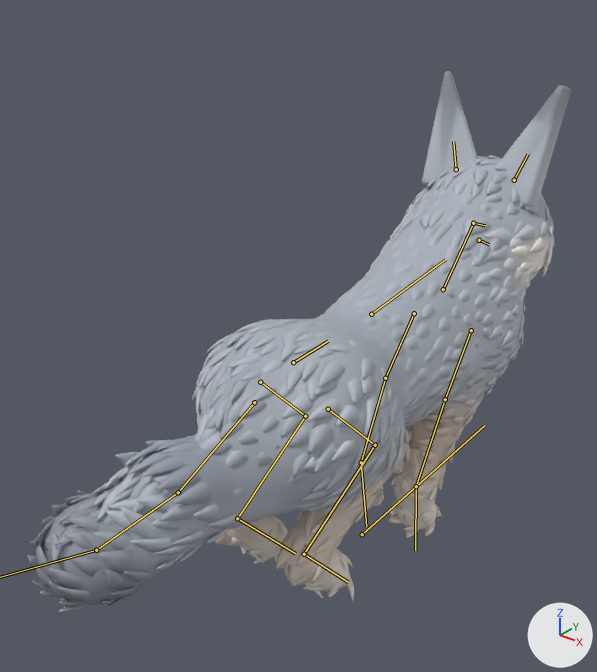
One commit to the glTF model game/art/models/wolf_pack.glb: the scene before it, then after it.
Camera for both pictures: a 50 mm lens placed at (0.994, -1.523, 1.428), pointed at (-0.099, -0.156, 0.581). Arrows for +X, +Y and +Z are at lower right; the lights stay in place. The first picture is the older version. Both versions are drawn at frame 19 of the action 'victory'; the numbers are the values there. The bones that bend it are drawn over the model as lines.

Objects in the first picture: 'wolf_pack_movie'.
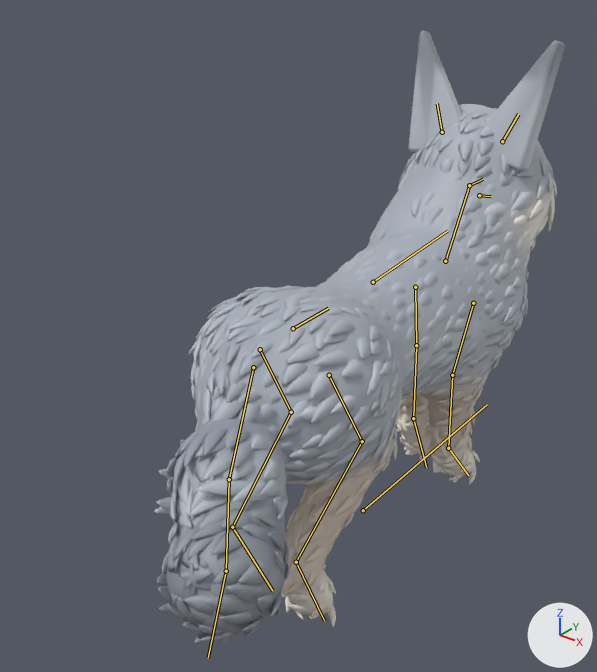
What differs and where, as boxes (x1, y1, x2, y2) in the pictures (597 x 672 px):
'wolf_pack_movie', posed (24% narrower, 14% taller)
    before: (27, 71, 571, 611)
    after: (154, 31, 565, 645)
bone 'root', root to tip
    before: (362, 534) to (484, 425)
    after: (363, 510) to (487, 404)
bone 'neck', root to tip
    before: (443, 289) to (473, 223)
    after: (445, 261) to (469, 185)
bone 'head', root to tip
    before: (473, 223) to (485, 225)
    after: (469, 185) to (483, 179)
bone 'jaw', root to tip
    before: (479, 240) to (489, 244)
    after: (479, 195) to (491, 196)
bone 'ear.L', root to tip
    before: (456, 169) to (453, 141)
    after: (442, 132) to (437, 103)
bone 'ear.R', root to tip
    before: (514, 180) to (528, 154)
    after: (502, 141) to (518, 114)
bone 'fl_upper.L', root to tip
    before: (414, 313) to (385, 378)
    after: (415, 287) to (416, 345)
bone 'fl_lower.L', root to tip
    before: (385, 378) to (361, 462)
    after: (416, 345) to (413, 418)
bone 'fl_foot.L', root to tip
    before: (361, 462) to (366, 526)
    after: (413, 418) to (426, 467)
bone 'fl_upper.R', root to tip
    before: (471, 330) to (445, 399)
    after: (473, 303) to (452, 375)
bone 'fl_lower.R', root to tip
    before: (445, 399) to (416, 486)
    after: (452, 375) to (448, 448)
bone 'tail1', root to tip
    before: (254, 402) to (178, 492)
    after: (253, 367) to (229, 479)
bone 'tail2', root to tip
    before: (178, 492) to (96, 550)
    after: (229, 479) to (226, 571)
bone 'hl_upper.L', root to tip
    before: (260, 382) to (305, 416)
    after: (260, 349) to (291, 412)
bone 'hl_lower.L', root to tip
    before: (305, 416) to (237, 518)
    after: (291, 412) to (232, 527)
bone 'hl_foot.L', root to tip
    before: (237, 518) to (295, 553)
    after: (232, 527) to (272, 590)
bone 'hl_upper.R', root to tip
    before: (328, 409) to (375, 445)
    after: (329, 375) to (362, 441)
bone 'hl_lower.R', root to tip
    before: (375, 445) to (304, 554)
    after: (362, 441) to (296, 562)
bone 'hl_foot.R', root to tip
    before: (304, 554) to (348, 582)
    after: (296, 562) to (324, 621)

What the commit changed:
Bone 'root' (bone_root) moves from (0.0, 0.0, -0.053) to (0.0, 0.0, 0.028).
Bone 'neck' (bone_neck) turns from (-3, 0, 0) to (11, 0, 0) degrees about its own x, y and z.
Bone 'head' (bone_head) turns from (-2, 0, 0) to (5, 0, 0) degrees about its own x, y and z.
Bone 'jaw' (bone_jaw) turns from (0, 0, 0) to (-12, 0, 0) degrees about its own x, y and z.
Bone 'ear.L' (bone_ear_l) turns from (-11, 0, 4) to (-32, 0, 14) degrees about its own x, y and z.
Bone 'ear.R' (bone_ear_r) turns from (-11, 0, -9) to (-32, 0, -14) degrees about its own x, y and z.
Bone 'fl_upper.L' (bone_fl_upper_l) turns from (-11, 0, 0) to (37, 0, 0) degrees about its own x, y and z.
Bone 'fl_lower.L' (bone_fl_lower_l) turns from (-22, 0, 0) to (-42, 0, 0) degrees about its own x, y and z.
Bone 'fl_foot.L' (bone_fl_foot_l) turns from (0, 0, 0) to (-14, 0, 0) degrees about its own x, y and z.
Bone 'fl_upper.R' (bone_fl_upper_r) turns from (-11, 0, 0) to (0, 0, 0) degrees about its own x, y and z.
Bone 'fl_lower.R' (bone_fl_lower_r) turns from (-22, 0, 0) to (0, 0, 0) degrees about its own x, y and z.
Bone 'tail1' (bone_tail1) turns from (-20, 0, 12) to (-17, 0, -22) degrees about its own x, y and z.
Bone 'tail2' (bone_tail2) turns from (-20, 0, 11) to (-17, 0, -19) degrees about its own x, y and z.
Bone 'tail3' (bone_tail3) turns from (-20, 0, 11) to (-17, 0, -6) degrees about its own x, y and z.
Bone 'hl_upper.L' (bone_hl_upper_l) turns from (17, 0, 0) to (0, 0, 0) degrees about its own x, y and z.
Bone 'hl_lower.L' (bone_hl_lower_l) turns from (-28, 0, 0) to (0, 0, 0) degrees about its own x, y and z.
Bone 'hl_foot.L' (bone_hl_foot_l) turns from (28, 0, 0) to (0, 0, 0) degrees about its own x, y and z.
Bone 'hl_upper.R' (bone_hl_upper_r) turns from (17, 0, 0) to (0, 0, 0) degrees about its own x, y and z.
Bone 'hl_lower.R' (bone_hl_lower_r) turns from (-28, 0, 0) to (0, 0, 0) degrees about its own x, y and z.
Bone 'hl_foot.R' (bone_hl_foot_r) turns from (28, 0, 0) to (0, 0, 0) degrees about its own x, y and z.
